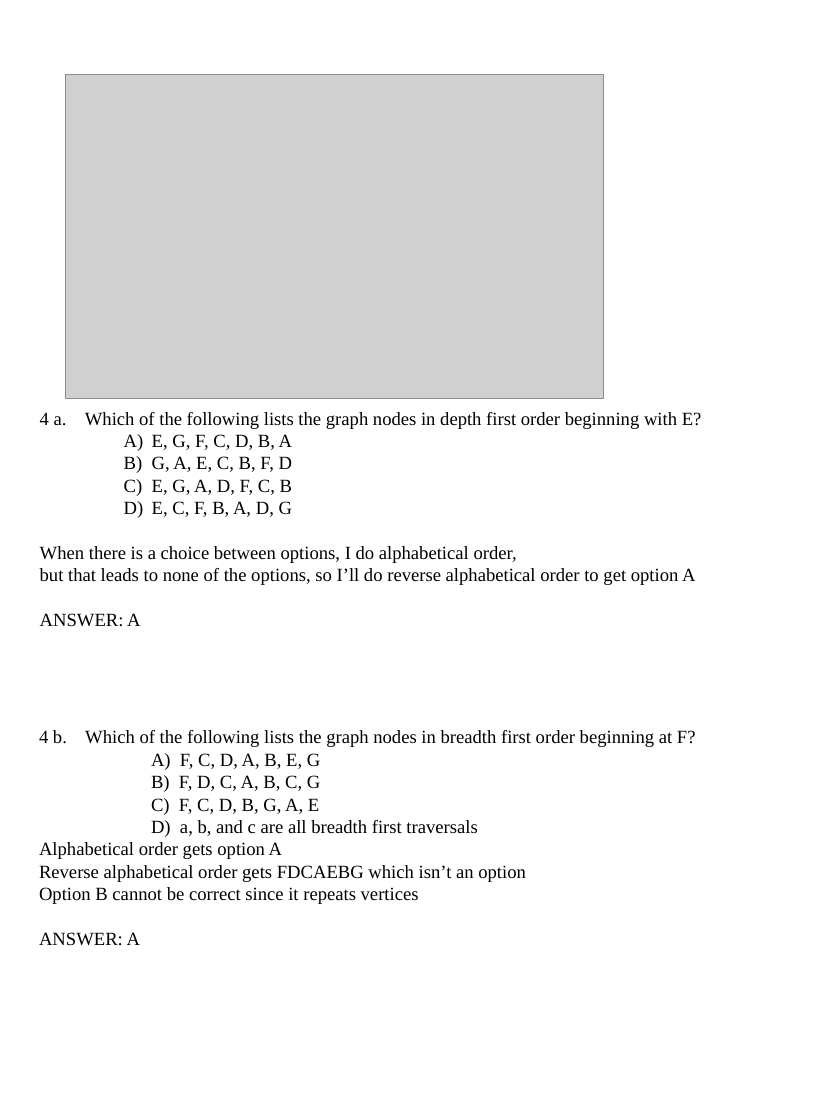
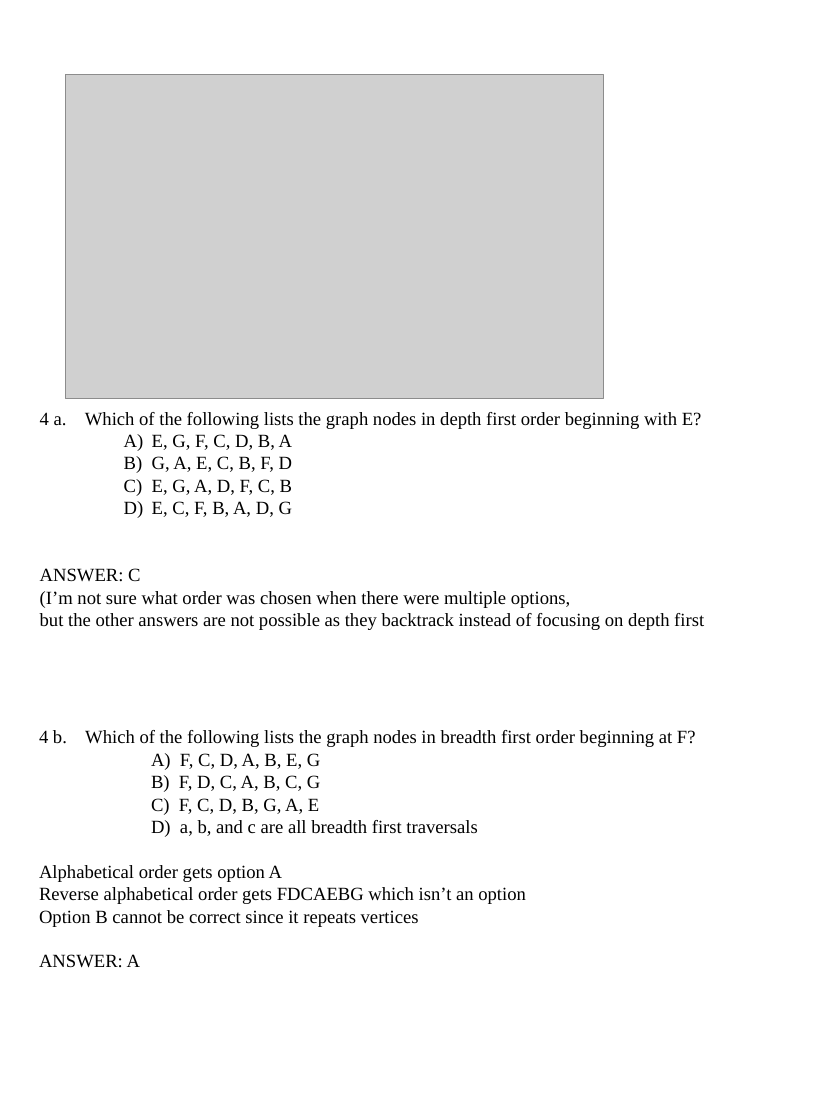
Before and after one commit to y0natan10/CMSC204-Lab7-Graph-Lab, a slide deck: slide 3 of AssignmentRelatedDocuments/WhatWasSubmitted/Graph Lab.pptx. Drawn at 840x1120 pixels with LibreOffice and Linux fonts; fonts in the diff are those of the drawing; grey boxes stand for pictures. Boxes give left, top, right and bottom in pixels: in the first picture for what was removed or moved away, otherwise in the second. Text is boxed around its words. In the diff, an @@ line names an element or a change of style, - is before the commit and + after.

```diff
--- a/AssignmentRelatedDocuments/WhatWasSubmitted/Graph Lab.pptx
+++ b/AssignmentRelatedDocuments/WhatWasSubmitted/Graph Lab.pptx
@@ text at (40,568,704,630): text changed @@
-When there is a choice between options, I do alphabetical order,
-but that leads to none of the options, so I’ll do reverse alphabetical order to get option A
-ANSWER: A
+ANSWER: C
+(I’m not sure what order was chosen when there were multiple options,
+but the other answers are not possible as they backtrack instead of focusing on depth first
@@ text "4 b. Which of the ..." rewrapped from (39,730,696,946) to (39,730,696,968) @@
```
Also in this commit, not shown: 3 other slides changed, 4 other files.
